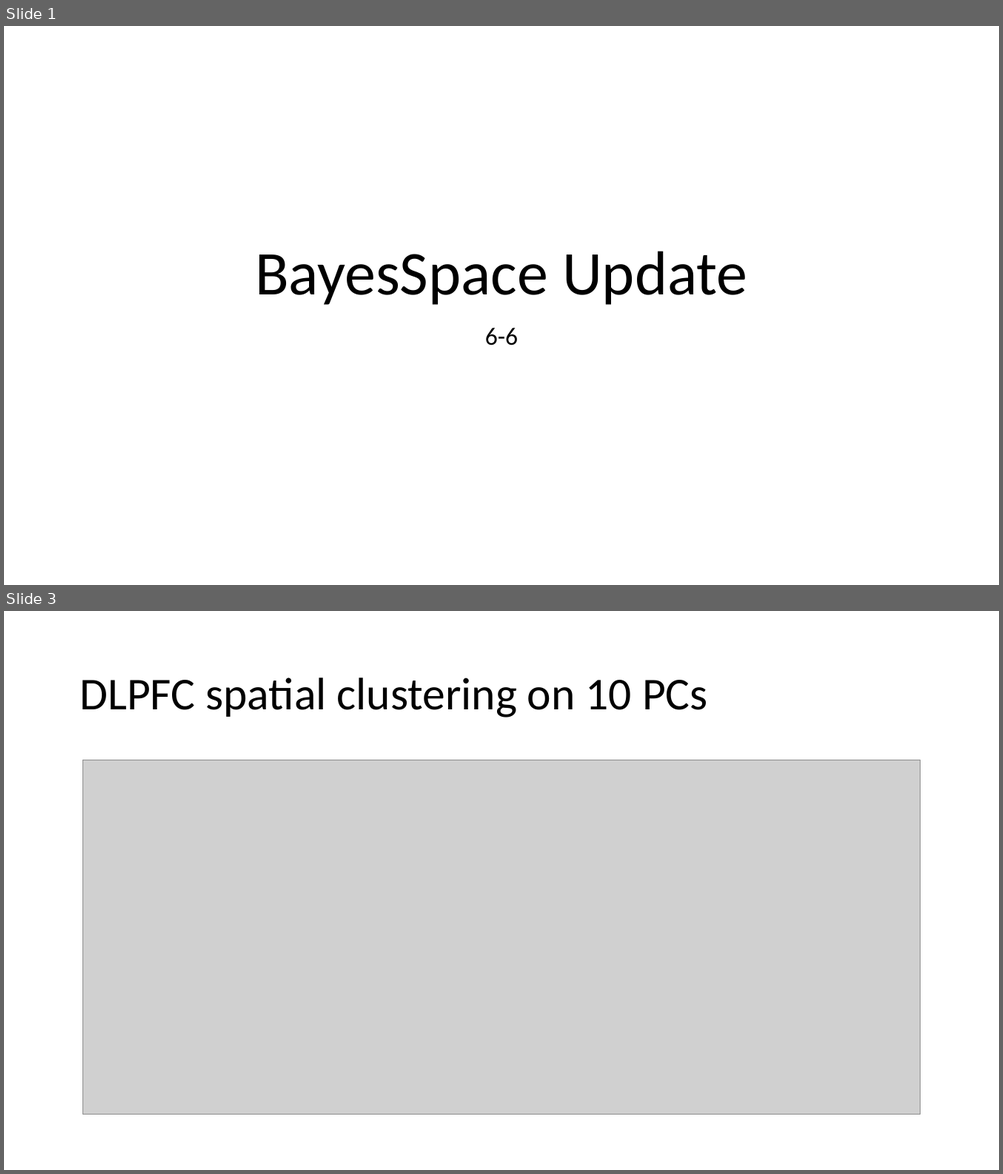
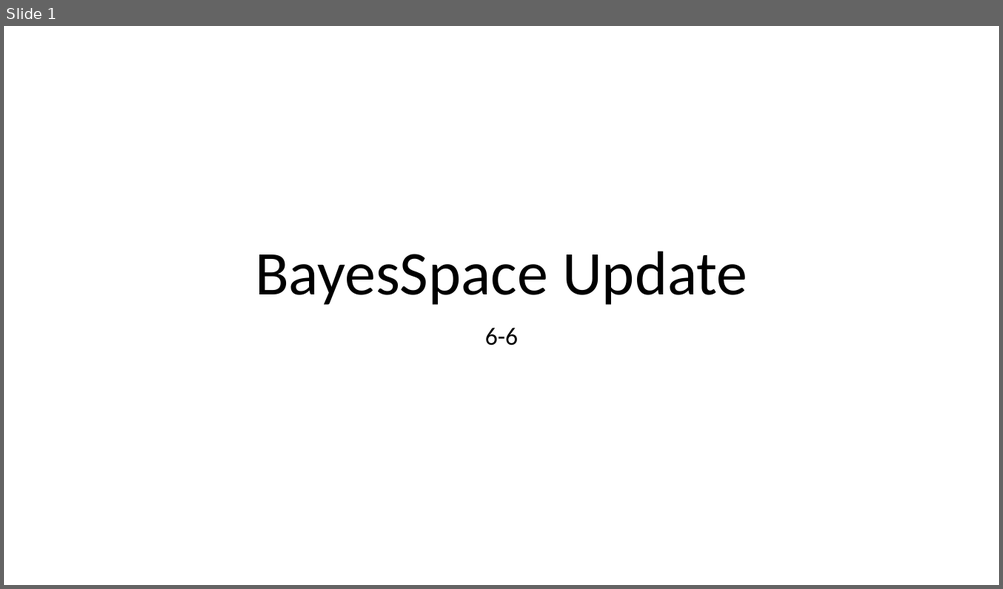
Before and after one commit to edward130603/BayesSpace, a slide deck: output/slides/slides_6-6.pptx. Shown one above the other, each under a label of ours: slides 1 and 3 before the commit, slide 1 after it; the slides between them are not shown. The pictures are 1003x1174 and 1003x589 pixels, drawn with LibreOffice and Linux fonts; fonts in the diff are those of the drawing; grey boxes stand for pictures. Boxes give left, top, right and bottom in pixels: in the first picture for what was removed or moved away, otherwise in the second. Text is boxed around its words. In the diff, an @@ line names an element or a change of style, - is before the commit and + after.

```diff
--- a/output/slides/slides_6-6.pptx
+++ b/output/slides/slides_6-6.pptx
@@ slide 3 removed at <box>4,611,999,1170</box>, background #FFFFFF @@
@@ title removed at <box>79,678,708,718</box> @@
-DLPFC spatial clustering on 10 PCs
@@ picture removed at <box>82,760,920,1116</box> @@
```
Also in this commit, not shown: 1 slide changed, 4 slides added, 1 other slide removed, 4 other files.
